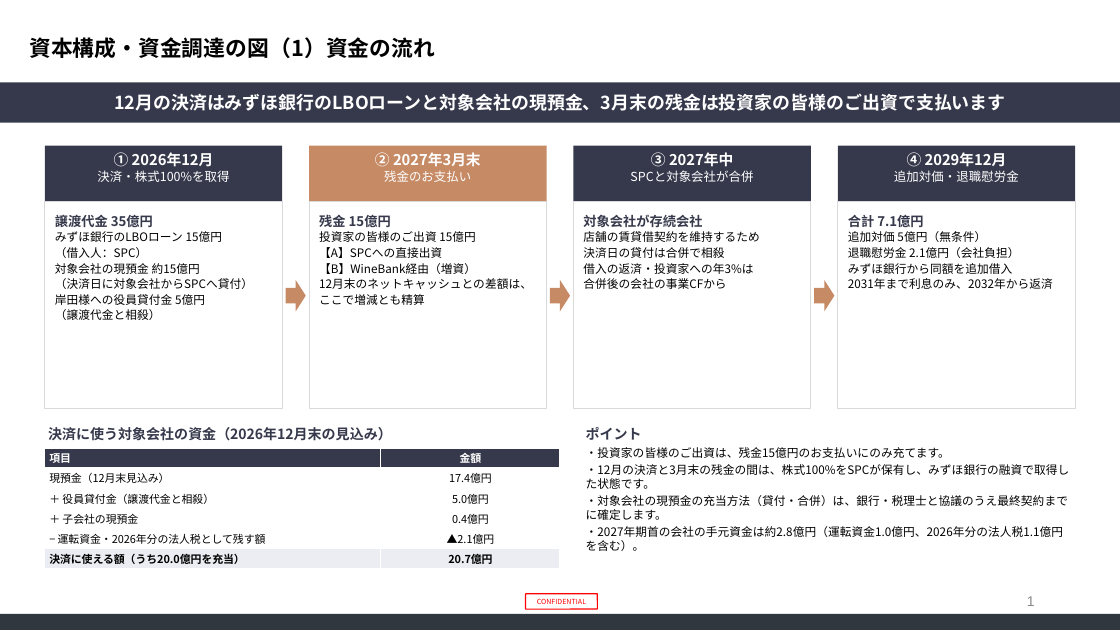
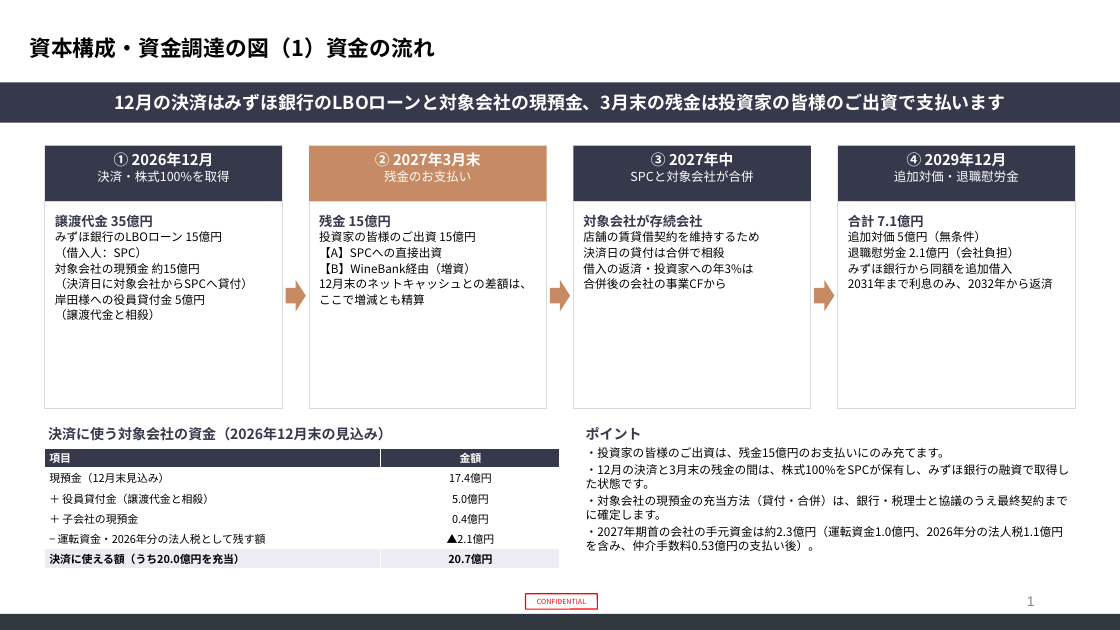
Before and after one commit to nakano-winebank/wine-auction, a slide deck: slide 1 of M&A/カンテサンス/カンテサンスSPC_資本構成と資金調達_CF計画_20261123.pptx. Drawn at 1120x630 pixels with LibreOffice and Linux fonts; fonts in the diff are those of the drawing; background and template pictures are left out. Boxes give left, top, right and bottom in pixels: in the first picture for what was removed or moved away, otherwise in the second. Text is boxed around its words. In the diff, an @@ line names an element or a change of style, - is before the commit and + after.

```diff
--- a/M&A/カンテサンス/カンテサンスSPC_資本構成と資金調達_CF計画_20261123.pptx
+++ b/M&A/カンテサンス/カンテサンスSPC_資本構成と資金調達_CF計画_20261123.pptx
@@ text at [586, 526, 1063, 551]: text changed @@
-・2027年期首の会社の手元資金は約2.8億円（運転資金1.0億円、2026年分の法人税1.1億円を含む）。
+・2027年期首の会社の手元資金は約2.3億円（運転資金1.0億円、2026年分の法人税1.1億円を含み、仲介手数料0.53億円の支払い後）。
```
Also in this commit, not shown: 2 other slides changed, 4 other files.
